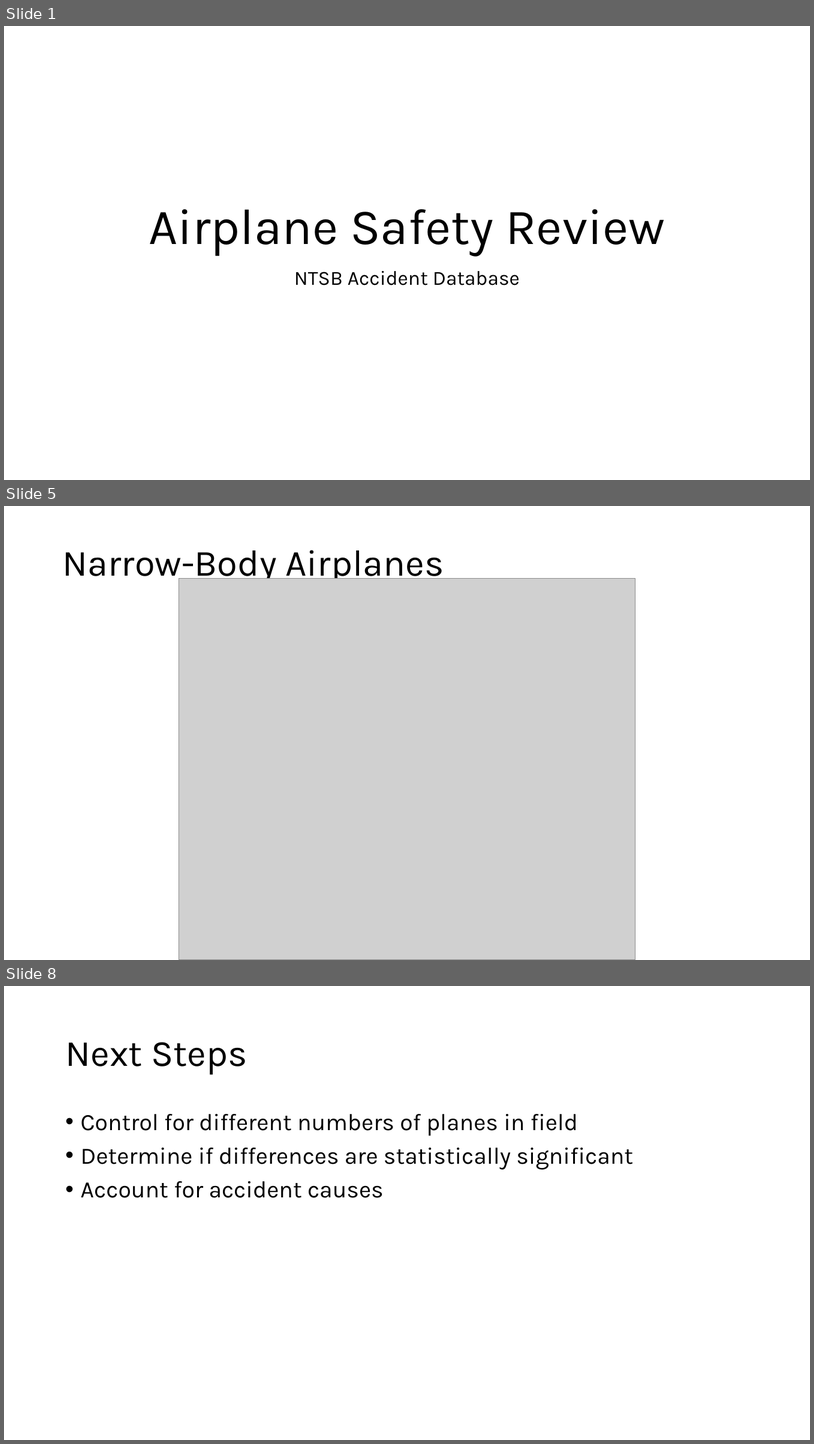
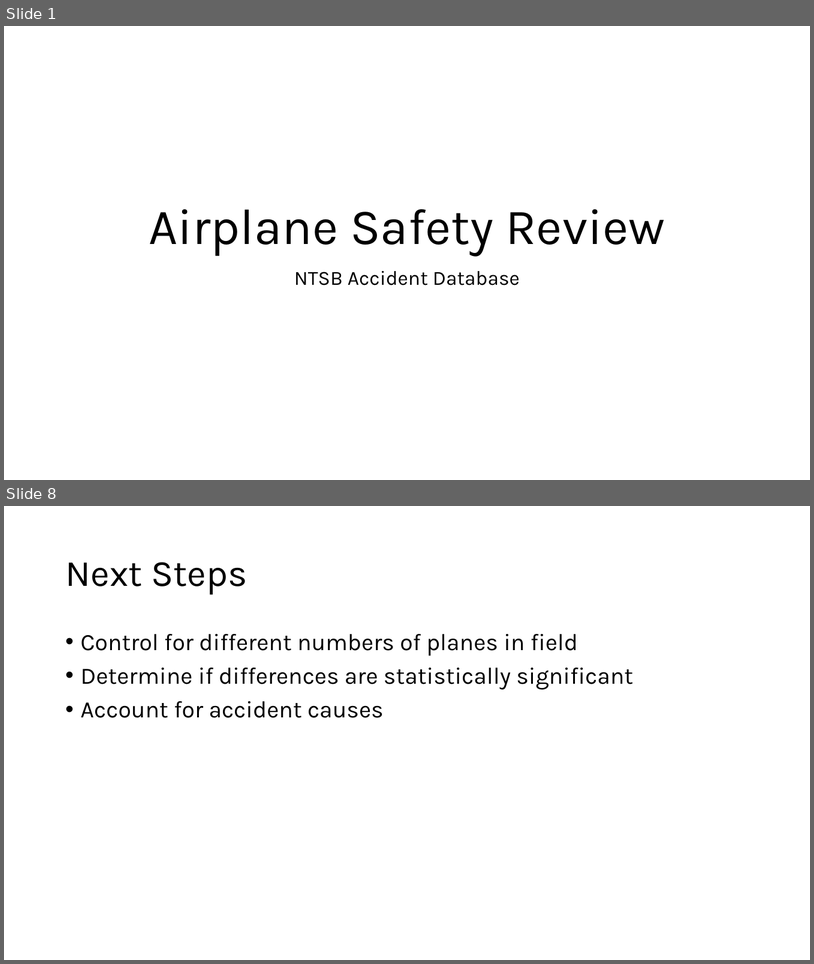
Before and after one commit to jgoett2/AirplaneRecommendations, a slide deck: Presentation.pptx. Shown one above the other, each under a label of ours: slides 1, 5 and 8 before the commit, slides 1 and 8 after it; the slides between them are not shown. The pictures are 814x1444 and 814x964 pixels, drawn with LibreOffice and Linux fonts; fonts in the diff are those of the drawing; grey boxes stand for pictures. Boxes give left, top, right and bottom in pixels: in the first picture for what was removed or moved away, otherwise in the second. Text is boxed around its words. In the diff, an @@ line names an element or a change of style, - is before the commit and + after.

```diff
--- a/Presentation.pptx
+++ b/Presentation.pptx
@@ slide 5 removed at (x1=4, y1=506, x2=810, y2=960), background #FFFFFF @@
@@ title removed at (x1=63, y1=550, x2=444, y2=585) @@
-Narrow-Body Airplanes
@@ picture removed at (x1=179, y1=579, x2=636, y2=960) @@
```
Also in this commit, not shown: 2 slides changed, 4 slides added, 3 other slides removed, 1 other file.
